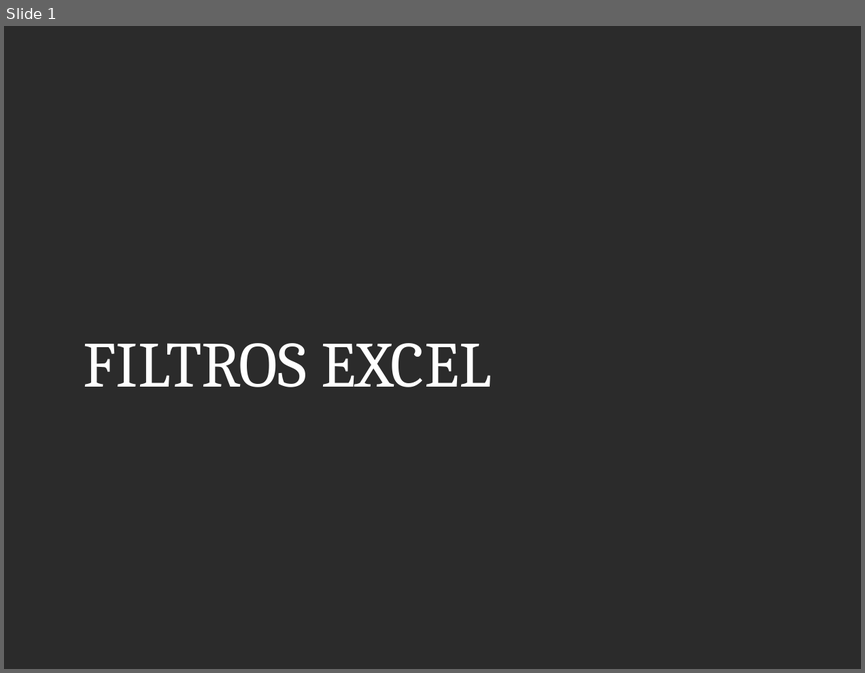
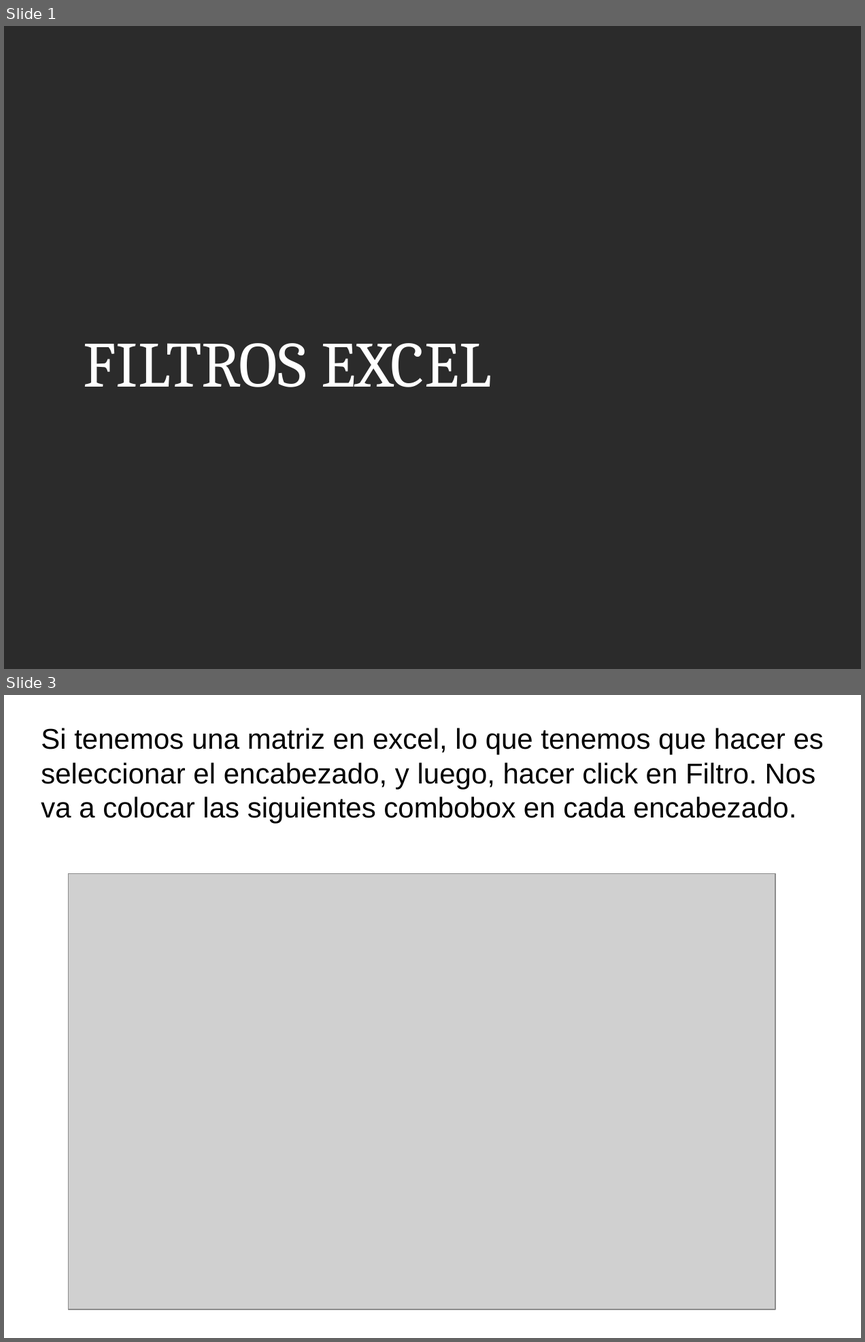
Before and after one commit to kleberloayzacastro/universidad, a slide deck: 2015-2016/clases/informatica_aplicada/clase_9/clase_9.pptx. Shown one above the other, each under a label of ours: slide 1 before the commit, slides 1 and 3 after it; the slides between them are not shown. The pictures are 865x673 and 865x1342 pixels, drawn with LibreOffice and Linux fonts; fonts in the diff are those of the drawing; grey boxes stand for pictures; background and template pictures are left out; a plain dark background stands for a picture behind light text. Boxes give left, top, right and bottom in pixels: in the first picture for what was removed or moved away, otherwise in the second. Text is boxed around its words. In the diff, an @@ line names an element or a change of style, - is before the commit and + after.

```diff
--- a/2015-2016/clases/informatica_aplicada/clase_9/clase_9.pptx
+++ b/2015-2016/clases/informatica_aplicada/clase_9/clase_9.pptx
@@ slide 3 added at (4,695,861,1338), background picture (left out) @@
@@ text added at (41,728,823,823), 24 pt, text #000000 @@
+Si tenemos una matriz en excel, lo que tenemos que hacer es seleccionar el encabezado, y luego, hacer click en Filtro. Nos va a colocar las siguientes combobox en cada encabezado.
@@ picture added at (68,873,775,1308) @@
```
Also in this commit, not shown: 11 other slides added, 50 other files.
